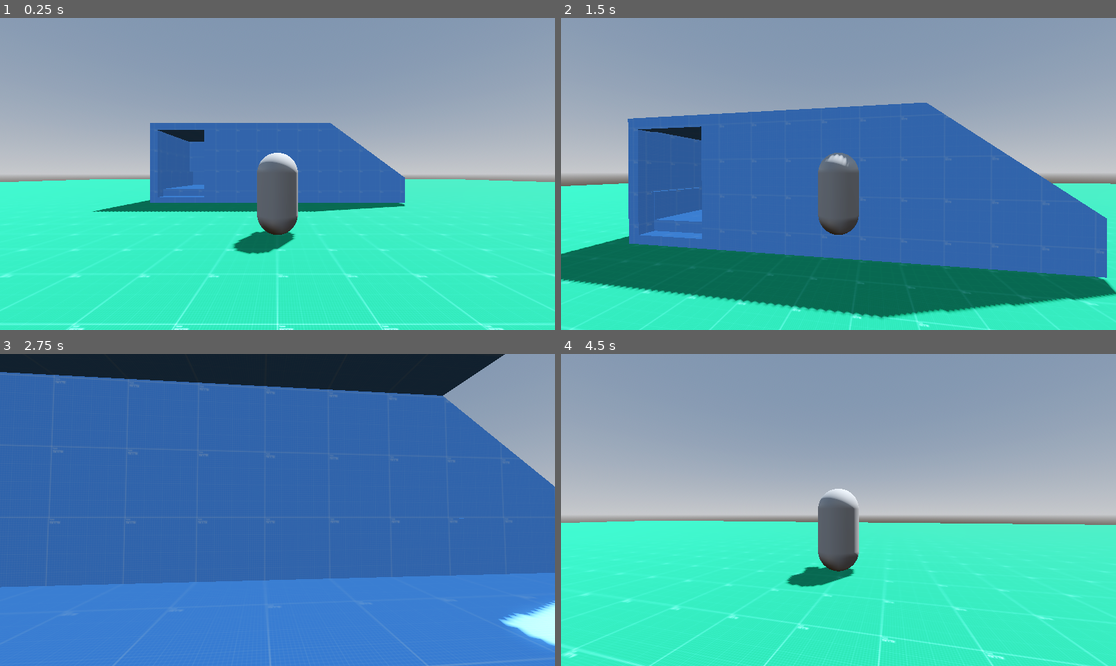
Above: before the commit, frames 1-4 (two rows, left to right).
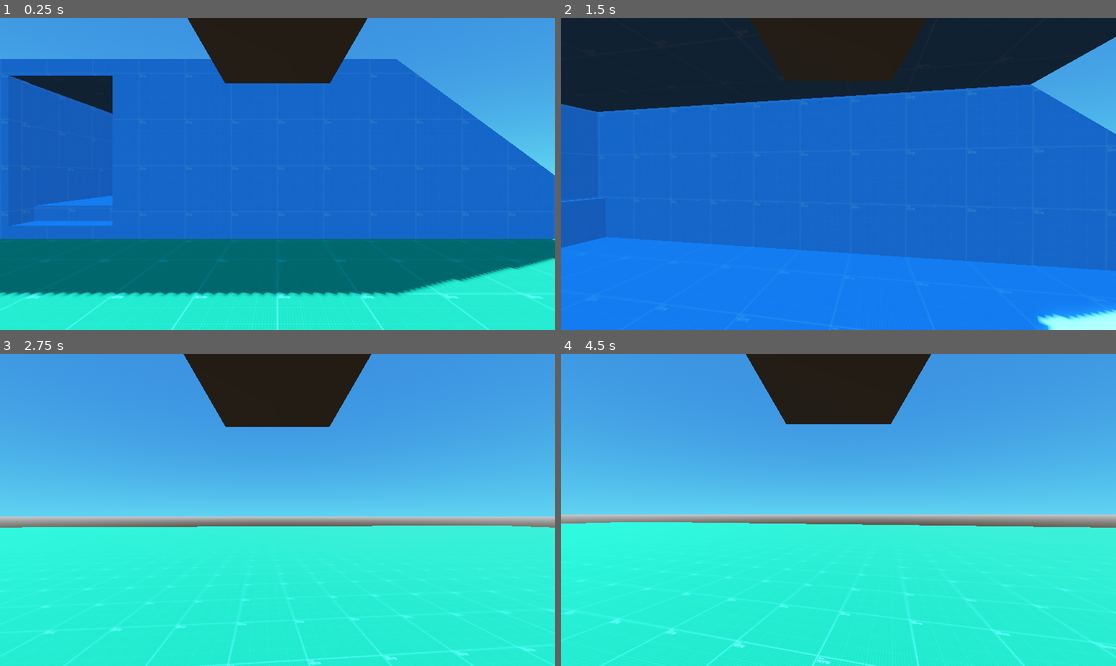
Above: after the commit, the same moments.

Repository: jakemeinershagen/space-exploration-game
Game: Godot game, scene res://World.tscn
Same seed, same stepped clock (60 frames per second), same inputs: the game is played once before the commit and once after it.
Inputs (mouse positions are in pixels of both pictures, inside the frame that each line leads up to):
- Up to frame 1 (0.25 s): no input
- Up to frame 2 (1.5 s): tap Enter at 0.5 s; move the mouse to (866, 174) at 0.52 s; hold W (move_forward) from 0.53 s (still down); click (866, 174) at 0.67 s; tap Space (jump) at 0.77 s; move the mouse to (810, 174) at 1.27 s; click (810, 174) at 1.42 s
- Up to frame 3 (2.75 s): keep holding W (move_forward); tap Space (jump) at 1.52 s; move the mouse to (288, 503) at 2.02 s; click (288, 503) at 2.17 s
- Up to frame 4 (4.5 s): keep holding W (move_forward); move the mouse to (832, 516) at 2.77 s; click (832, 516) at 2.92 s; tap Space (jump) at 3.02, 3.77 s; move the mouse to (877, 513) at 3.52 s; click (877, 513) at 3.67 s; move the mouse to (794, 506) at 4.27 s; click (794, 506) at 4.42 s

The runs differ from the first frame. In frame 1, 89% of the frame differs, in the area x 0-100%, y 0-100%; in frame 2, 100%; in frame 3, 100%; in frame 4, 60%.

Commit message:
added fpv cam closes #1

Diff:
--- a/Player.tscn
+++ b/Player.tscn
@@ -37,4 +37,7 @@
 
 [node name="ShoulderCam" type="Camera3D" parent="CameraPivot/SpringArm3D"]
 transform = Transform3D(1, 0, 0, 0, 1, 0, 0, 0, 1, 0, 0, 5)
+
+[node name="FPVCam" type="Camera3D" parent="."]
+transform = Transform3D(1, 0, 0, 0, 1, 0, 0, 0, 1, 0, 0.473787, -0.50036)
 current = true
--- a/Scripts/player.gd
+++ b/Scripts/player.gd
@@ -9,6 +9,7 @@
 var gravity = ProjectSettings.get_setting("physics/3d/default_gravity")
 
 @onready var cam_pivot = $CameraPivot
+@onready var fpv_cam = $FPVCam
 
 func _ready():
 	Input.mouse_mode = Input.MOUSE_MODE_CAPTURED
@@ -16,6 +17,10 @@
 func _input(event):
 	if event is InputEventMouseMotion and Input.mouse_mode == Input.MOUSE_MODE_CAPTURED:
 		rotate_y(deg_to_rad(-event.relative.x * MOUSE_SENSITIVITY))
+
+		fpv_cam.rotate_x(deg_to_rad(-event.relative.y) * MOUSE_SENSITIVITY)
+		fpv_cam.rotation.x = clamp(fpv_cam.rotation.x, deg_to_rad(-90), deg_to_rad(90))
+
 		cam_pivot.rotate_x(deg_to_rad(-event.relative.y * MOUSE_SENSITIVITY))
 		cam_pivot.rotation.x = clamp(cam_pivot.rotation.x, deg_to_rad(-90), deg_to_rad(30))
 
--- a/World.tscn
+++ b/World.tscn
@@ -5,7 +5,8 @@
 [ext_resource type="PackedScene" uid="uid://cxqrlj1vb6ewe" path="res://Ship.tscn" id="3_dbs2o"]
 
 [sub_resource type="ProceduralSkyMaterial" id="ProceduralSkyMaterial_8navu"]
-sky_horizon_color = Color(0.64625, 0.65575, 0.67075, 1)
+sky_top_color = Color(0.2, 0.443137, 0.780392, 1)
+sky_horizon_color = Color(0.298039, 0.705882, 0.890196, 1)
 ground_horizon_color = Color(0.64625, 0.65575, 0.67075, 1)
 
 [sub_resource type="Sky" id="Sky_qwy7l"]
